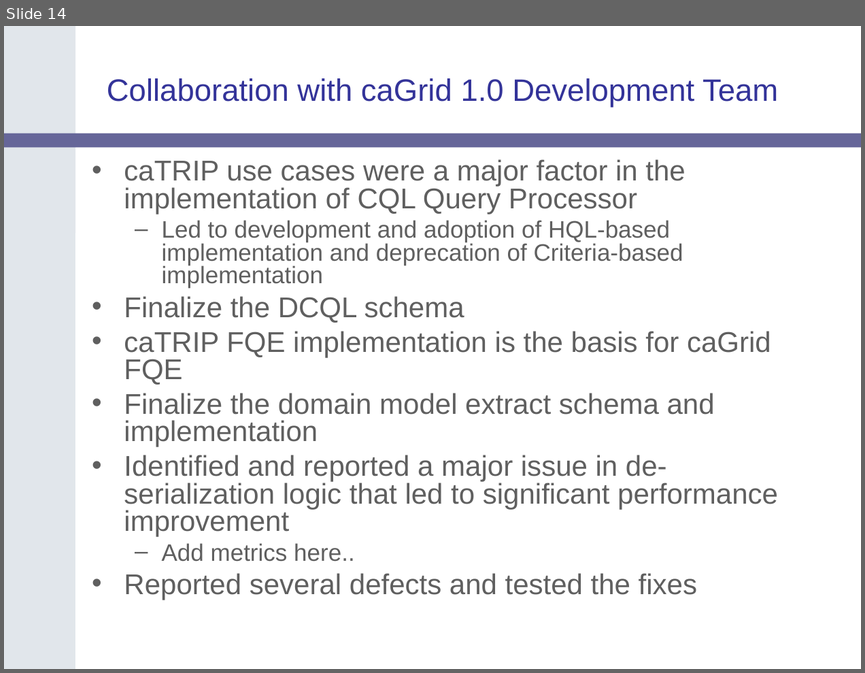
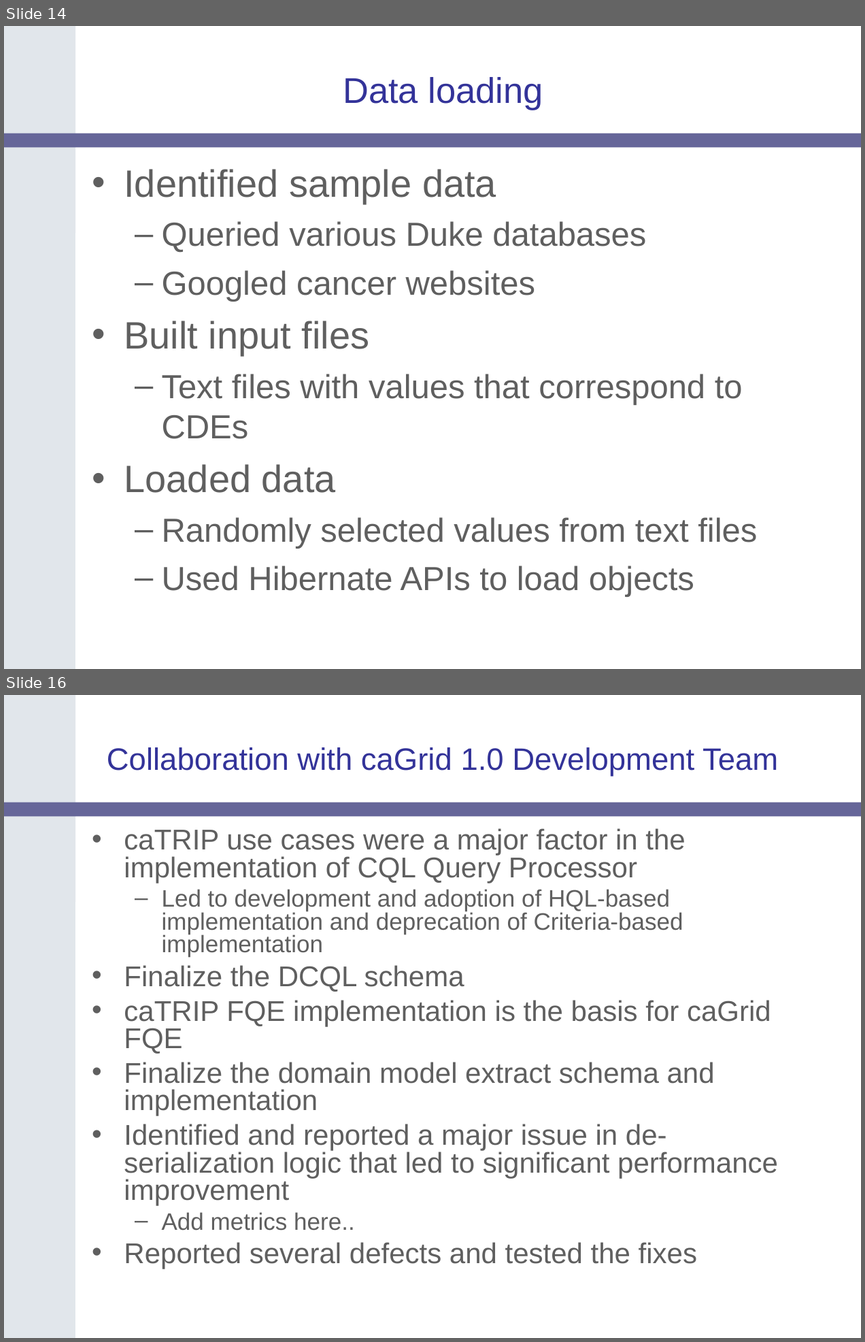
Before and after one commit to NCIP/catrip, a slide deck: catrip/documentation/presentations/catrip_beta_demo_2006_11_01/catrip_demo_2006_11_01.ppt. Shown one above the other, each under a label of ours: slide 14 before the commit, slides 14 and 16 after it; the slides between them are not shown. The pictures are 865x673 and 865x1342 pixels, drawn with LibreOffice and Linux fonts; fonts in the diff are those of the drawing; background and template pictures are left out. Boxes give left, top, right and bottom in pixels: in the first picture for what was removed or moved away, otherwise in the second. Text is boxed around its words. In the diff, an @@ line names an element or a change of style, - is before the commit and + after.

Commit message:
added data loading slides
SVN-Revision: 1095

```diff
--- a/catrip/documentation/presentations/catrip_beta_demo_2006_11_01/catrip_demo_2006_11_01.ppt
+++ b/catrip/documentation/presentations/catrip_beta_demo_2006_11_01/catrip_demo_2006_11_01.ppt
@@ slide 14 added at <box>4,26,861,669</box>, background #FFFFFF; not listed: 2 template elements that a slide beside it also shows @@
@@ title added at <box>343,77,543,110</box>, 30 pt, text #333399 @@
+Data loading
@@ text added at <box>124,169,757,597</box>, 28 pt, text #5F5F5F @@
+• Identified sample data
+  – Queried various Duke databases
+  – Googled cancer websites
+• Built input files
+  – Text files with values that correspond to CDEs
+• Loaded data
+  – Randomly selected values from text files
+  – Used Hibernate APIs to load objects
@@ what was slide 14 is now slide 16 @@
```
Also in this commit, not shown: 1 other slide added.
